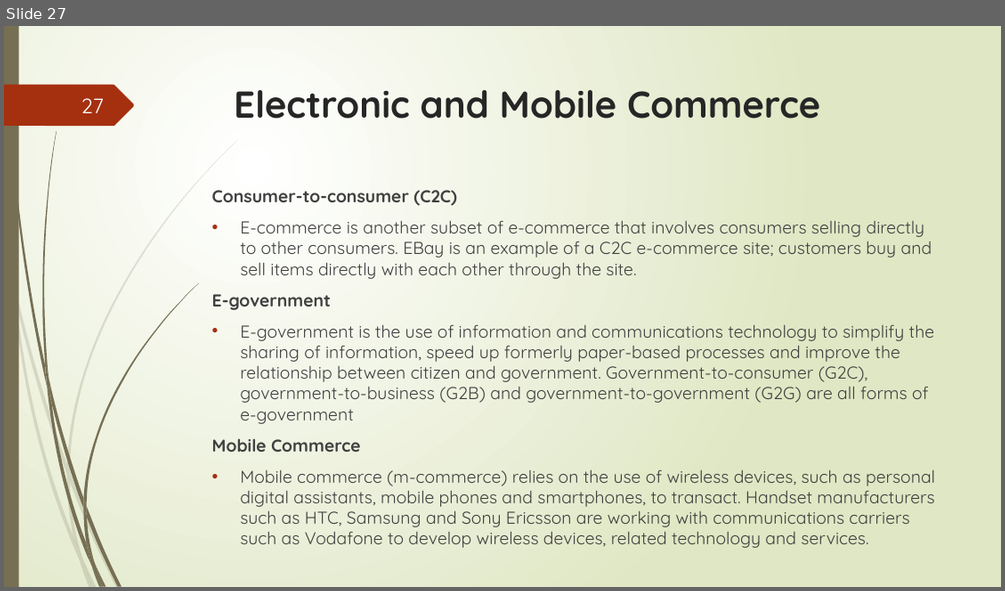
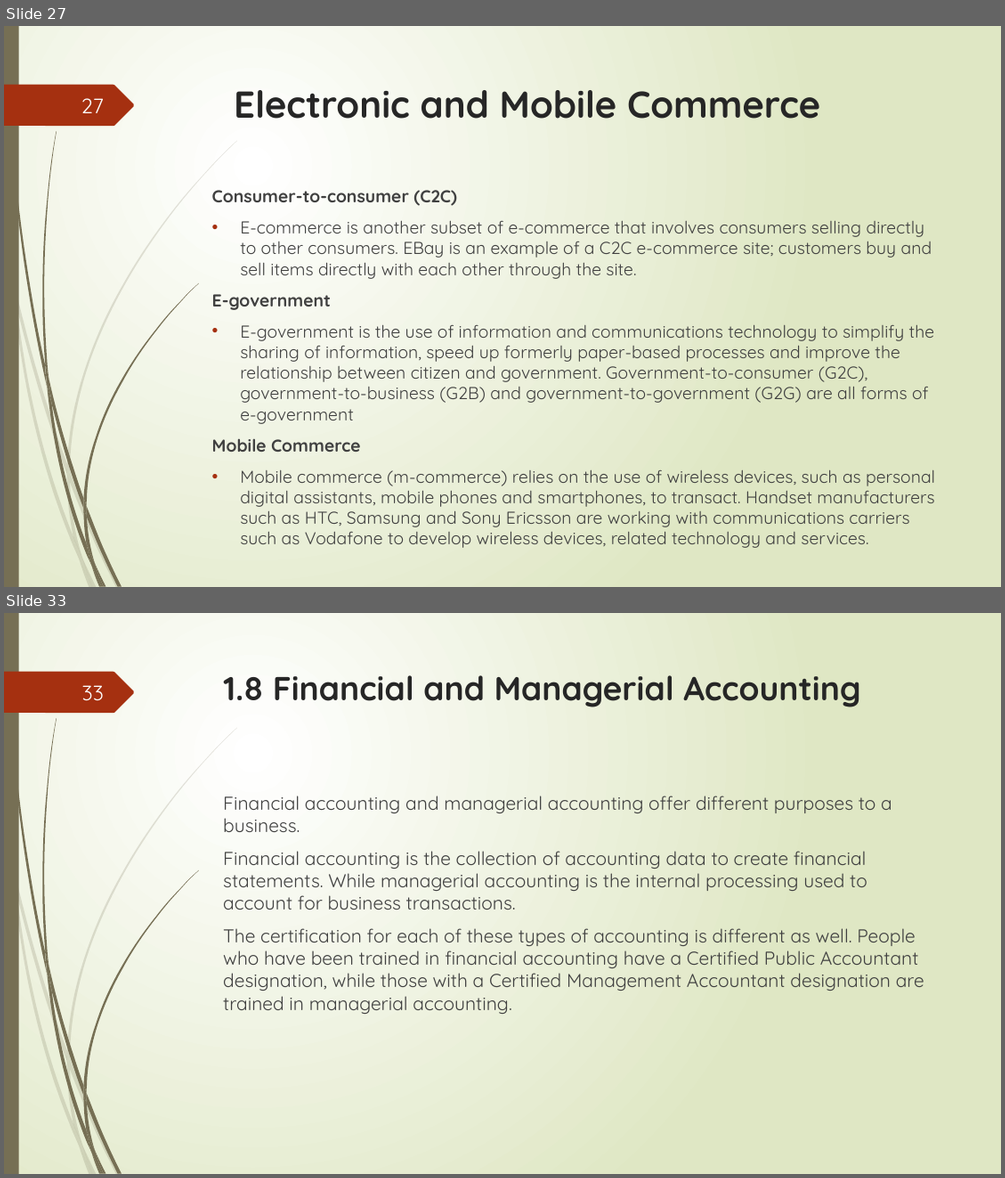
Before and after one commit to nqubekoh/IS622, a slide deck: 2. Operating Systems.pptx. Shown one above the other, each under a label of ours: slide 27 before the commit, slides 27 and 33 after it; the slides between them are not shown. The pictures are 1005x591 and 1005x1178 pixels, drawn with LibreOffice and Linux fonts; fonts in the diff are those of the drawing. Boxes give left, top, right and bottom in pixels: in the first picture for what was removed or moved away, otherwise in the second. Text is boxed around its words. In the diff, an @@ line names an element or a change of style, - is before the commit and + after.

```diff
--- a/2. Operating Systems.pptx
+++ b/2. Operating Systems.pptx
@@ slide 33 added at box(4, 613, 1001, 1174), background gradient #FFFFFF to #DFE8C4; not listed: 24 template elements that a slide beside it also shows @@
@@ page number added at box(82, 685, 104, 701), 20 pt, text #FEFFFF @@
+33
@@ title added at box(224, 675, 860, 707), 32 pt, text #262626, bold @@
+1.8 Financial and Managerial Accounting
@@ text added at box(223, 795, 924, 1013), 18 pt, text #404040 @@
+Financial accounting and managerial accounting offer different purposes to a business.
+Financial accounting is the collection of accounting data to create financial statements. While managerial accounting is the internal processing used to account for business transactions.
+The certification for each of these types of accounting is different as well. People who have been trained in financial accounting have a Certified Public Accountant designation, while those with a Certified Management Accountant designation are trained in managerial accounting.
```
Also in this commit, not shown: 1 slide changed, 8 other slides added.
